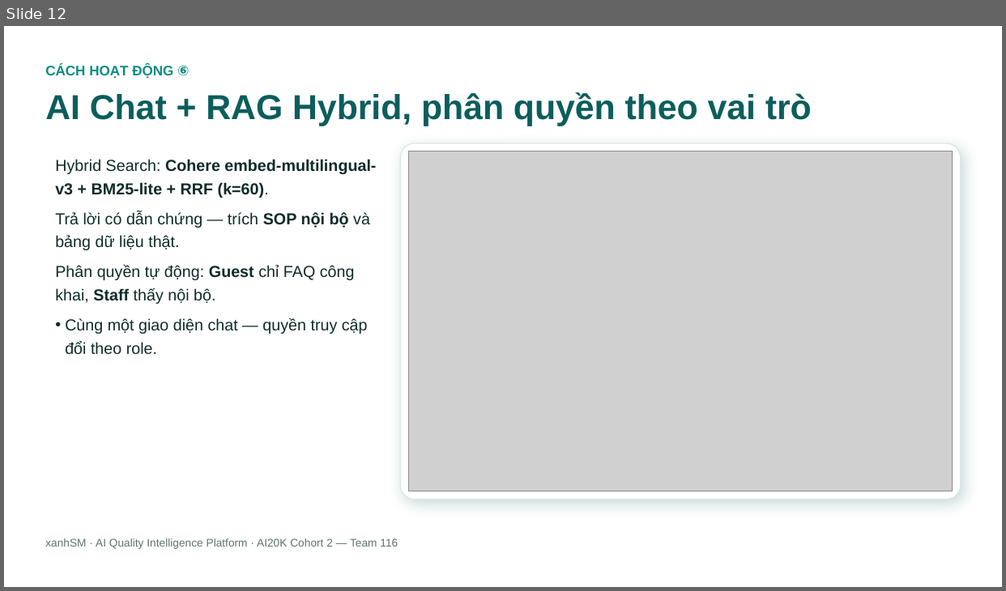
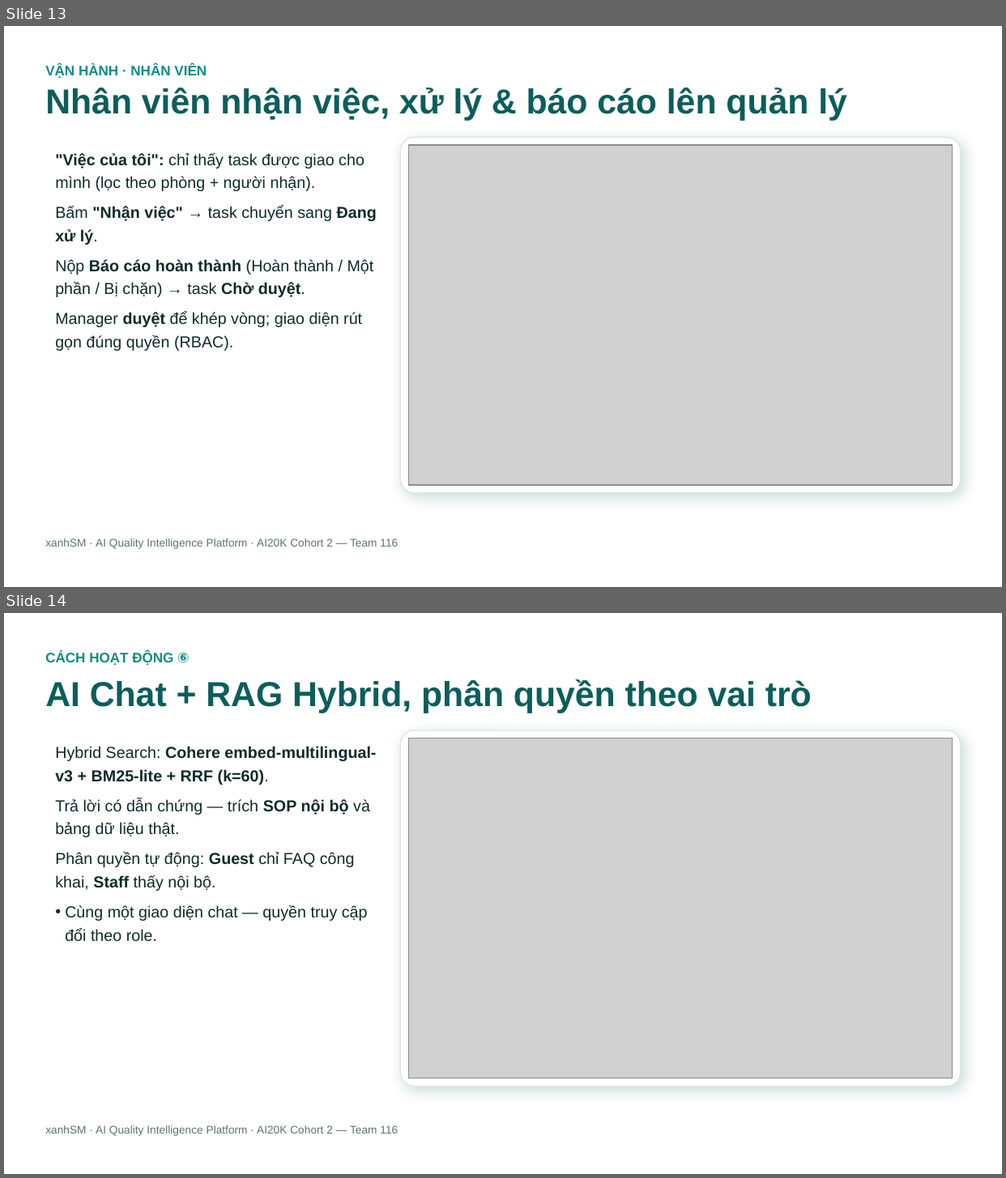
Before and after one commit to Kez-DE/AI-Quality-Intelligence-Platform, a slide deck: docs/project/slides/AI-Quality-Intelligence-Platform-Overview.pptx. Shown one above the other, each under a label of ours: slide 12 before the commit, slides 13 and 14 after it. The pictures are 1006x591 and 1006x1178 pixels, drawn with LibreOffice and Linux fonts; fonts in the diff are those of the drawing; grey boxes stand for pictures. Boxes give left, top, right and bottom in pixels: in the first picture for what was removed or moved away, otherwise in the second. Text is boxed around its words. In the diff, an @@ line names an element or a change of style, - is before the commit and + after.

```diff
--- a/docs/project/slides/AI-Quality-Intelligence-Platform-Overview.pptx
+++ b/docs/project/slides/AI-Quality-Intelligence-Platform-Overview.pptx
@@ slide 13 added at (x1=4, y1=26, x2=1002, y2=587), background #FFFFFF @@
@@ text added at (x1=45, y1=64, x2=206, y2=78), 10 pt, text #0E8C84, bold @@
+VẬN HÀNH · NHÂN VIÊN
@@ text added at (x1=45, y1=88, x2=847, y2=120), 25 pt, text #0B5E5C, bold @@
+Nhân viên nhận việc, xử lý & báo cáo lên quản lý
@@ rounded rectangle added at (x1=400, y1=137, x2=960, y2=493), fill #FFFFFF, outline #D9E8E4 0.75 pt @@
@@ picture added at (x1=408, y1=145, x2=952, y2=485) @@
@@ text added at (x1=55, y1=153, x2=377, y2=351), 11.5 pt, text #0E2B29 @@
+• "Việc của tôi": chỉ thấy task được giao cho mình (lọc theo phòng + người nhận).
+• Bấm "Nhận việc" → task chuyển sang Đang xử lý.
+• Nộp Báo cáo hoàn thành (Hoàn thành / Một phần / Bị chặn) → task Chờ duyệt.
+• Manager duyệt để khép vòng; giao diện rút gọn đúng quyền (RBAC).
@@ text added at (x1=45, y1=539, x2=398, y2=549), 8 pt, text #5C7470 @@
+xanhSM · AI Quality Intelligence Platform · AI20K Cohort 2 — Team 116
@@ what was slide 12 is now slide 14 @@
```
Also in this commit, not shown: 1 other slide added, 1 other file.
